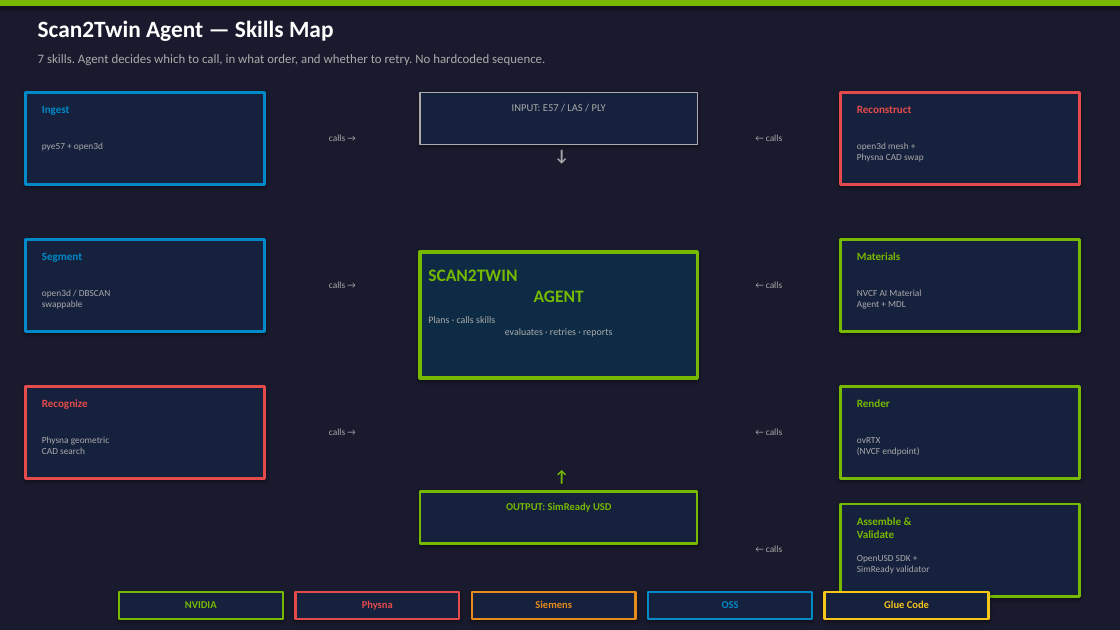
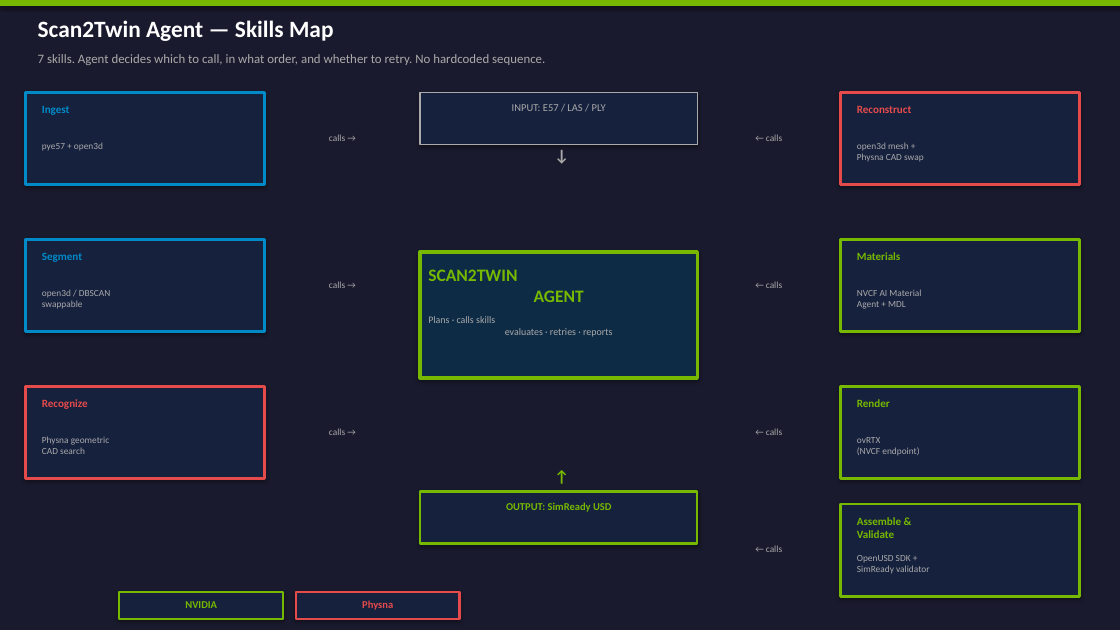
Before and after one commit to Mpgeyer/Agent-ready-dashboard, a slide deck: slide 3 of scan2twin-architecture-v3.pptx. Drawn at 1120x630 pixels with LibreOffice and Linux fonts; fonts in the diff are those of the drawing. Boxes give left, top, right and bottom in pixels: in the first picture for what was removed or moved away, otherwise in the second. Text is boxed around its words. In the diff, an @@ line names an element or a change of style, - is before the commit and + after.

```diff
--- a/scan2twin-architecture-v3.pptx
+++ b/scan2twin-architecture-v3.pptx
@@ rectangle removed at [472,592,636,619] @@
@@ rectangle removed at [648,592,812,619] @@
@@ rectangle removed at [824,592,988,619] @@
@@ text removed at [535,600,572,608] @@
-Siemens
@@ text removed at [722,601,739,608] @@
-OSS
@@ text removed at [884,600,929,608] @@
-Glue Code
```
Also in this commit, not shown: 4 other slides changed.
